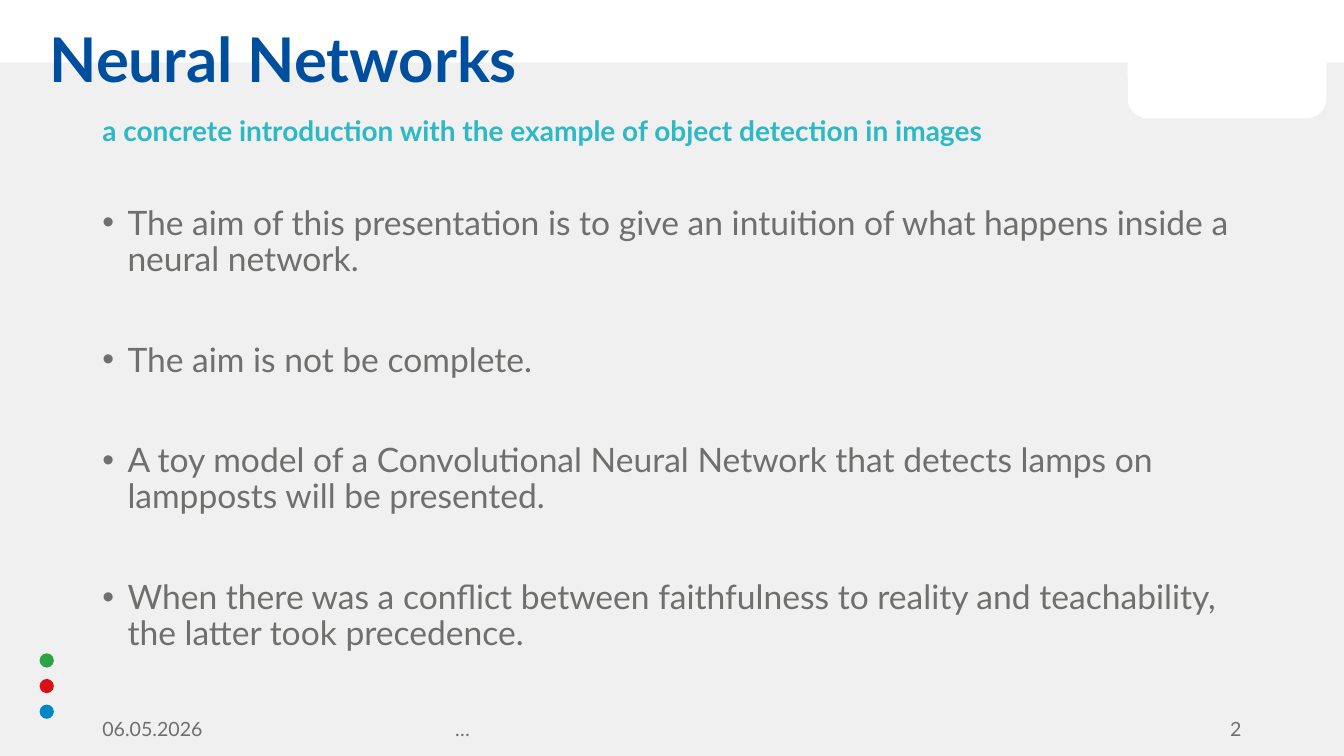
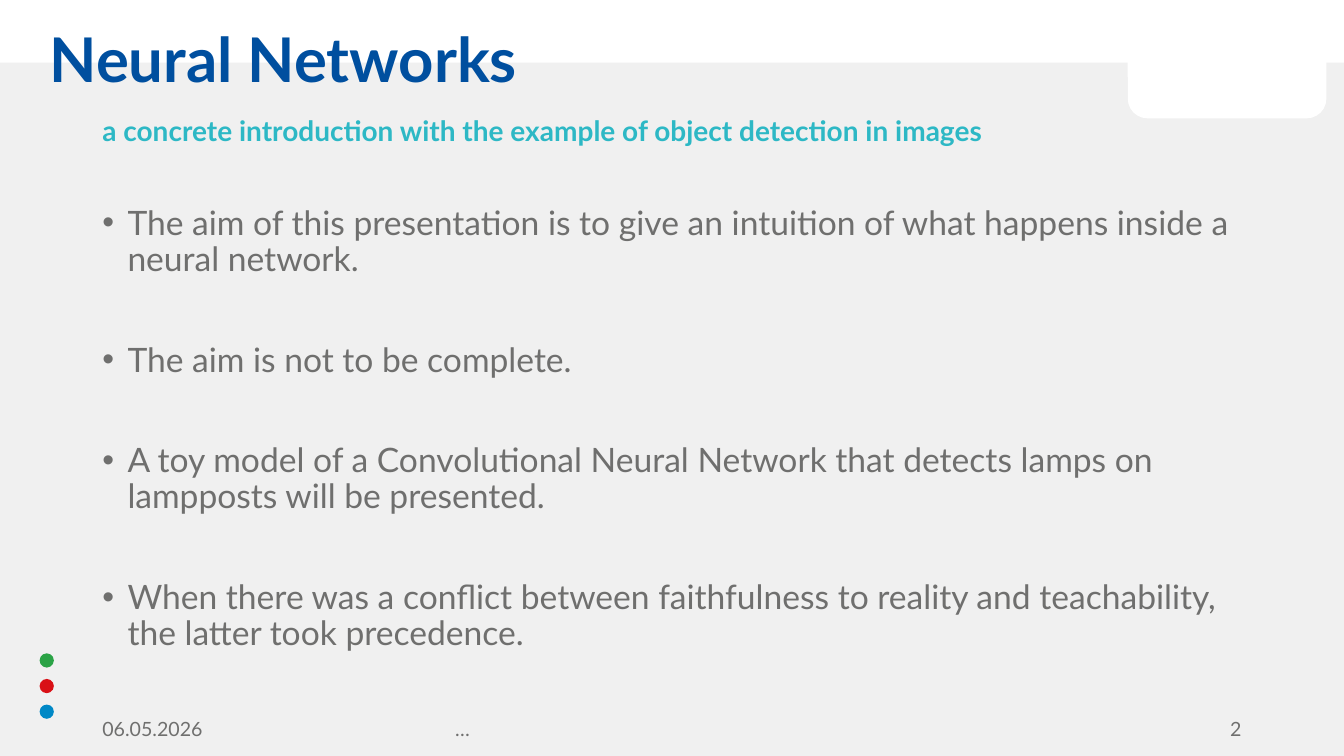
Before and after one commit to KenoPecht-Public/Neural-Networks-an-exemplary-introduction, a slide deck: slide 2 of Presentation.pptx. Drawn at 1344x756 pixels with LibreOffice and Linux fonts; fonts in the diff are those of the drawing; background and template pictures are left out. Boxes give left, top, right and bottom in pixels: in the first picture for what was removed or moved away, otherwise in the second. Text is boxed around its words. In the diff, an @@ line names an element or a change of style, - is before the commit and + after.

Commit message:
minor correction

```diff
--- a/Presentation.pptx
+++ b/Presentation.pptx
@@ text at <box>128,347,571,378</box>: text changed @@
-• The aim is not be complete.
+• The aim is not to be complete.
```
